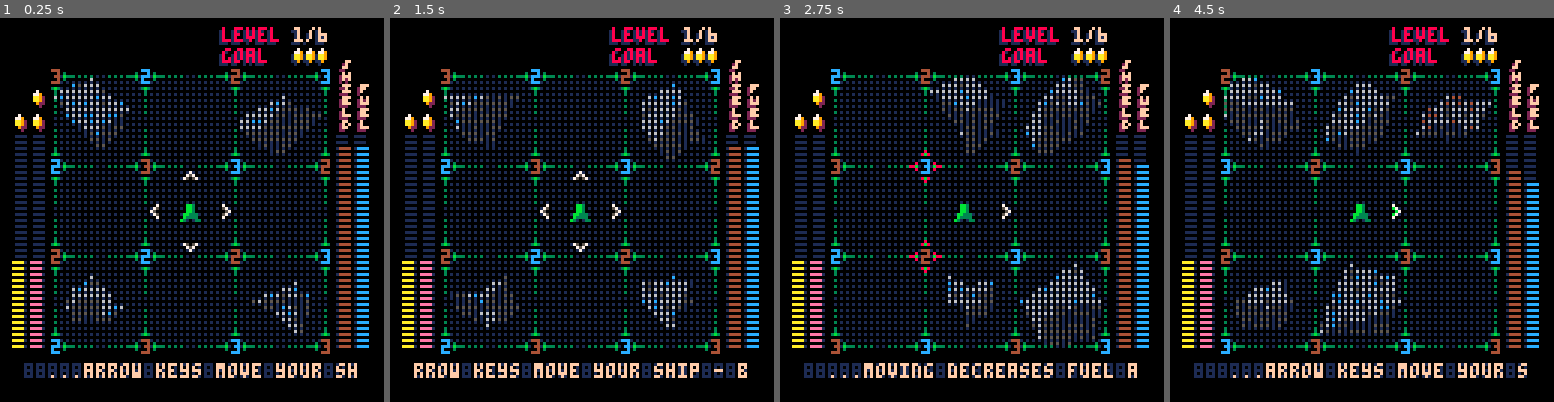
Above: before the commit, frames 1-4 (left to right).
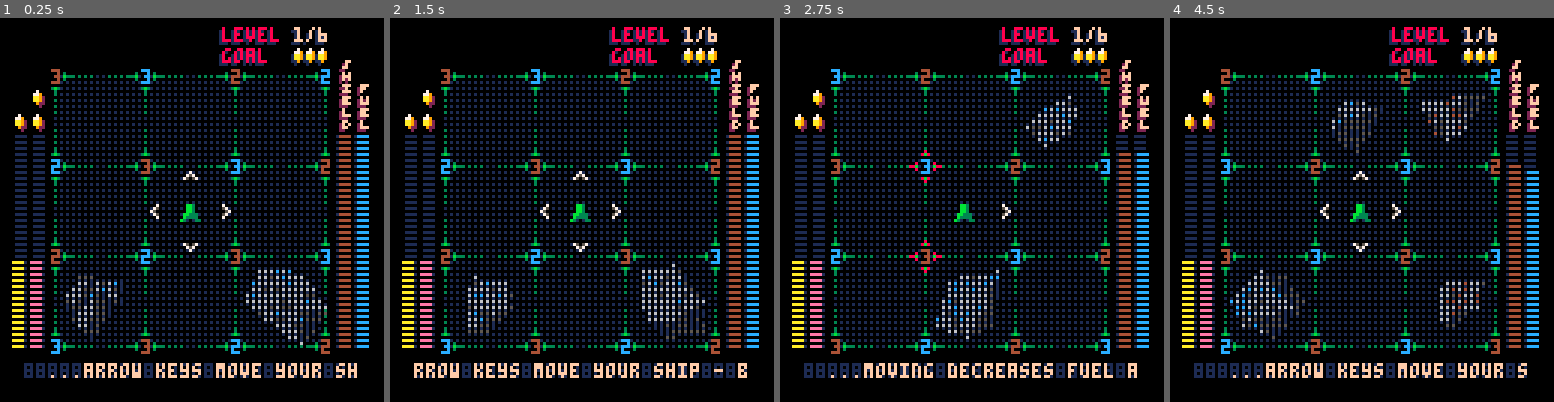
Above: after the commit, the same moments.

Repository: jharlan/regolith_steam
Game: PICO-8 cartridge regolith_steam.p8
Two runs of this game, one before a commit and one after it. Both use one fixed random seed, a clock stepped at 60 frames per second and the inputs below.
Inputs:
- Up to frame 1 (0.25 s): no input
- Up to frame 2 (1.5 s): tap X (X key) at 0.33, 1.07 s; tap O (Z key) at 0.7 s
- Up to frame 3 (2.75 s): hold Right 1.6-2.1 s; tap O (Z key) at 1.7, 2.1, 2.5 s; tap X (X key) at 1.85 s; hold Up 2.15-2.42 s; hold Right from 2.47 s (still down)
- Up to frame 4 (4.5 s): tap O (Z key) every 0.4 s from 2.9 to 4.1 s; tap X (X key) at 2.97, 4.08 s; release Right at 3.03 s; hold Left 3.08-3.58 s; hold Down 3.63-3.97 s; hold Right from 4.02 s (still down)

The runs differ from the first frame. In frame 1, 2.1% of the frame differs, in the area x 13-97%, y 14-87%; in frame 2, 2.0%; in frame 3, 2.5%; in frame 4, 3.2%.

Commit message:
removed help text during mining and fixed arrow behaviour during interrupted mining

Diff:
--- a/regolith_steam.p8
+++ b/regolith_steam.p8
@@ -25,7 +25,6 @@
     if (level and costatus(level) != "dead") then
       _,over_reason=coresume(level)
     elseif (cutscene and costatus(cutscene) != "dead") then
-      level=nil
       coresume(cutscene,over_reason)
     else
       return
@@ -75,19 +74,36 @@
   end
 end
 
+Task={}
+function Task:new(ast,dir)
+  self.__index=self
+  local task={}
+  task.dir=dir
+  if ast then
+    task.ast=ast
+    task.w=ast.w
+    task.d=ast.d
+    task[14],task[10]=0,0
+    if (not ast_log[hkey(pairing(ast.x,ast.y))]) then
+      for i=1,2 do
+        if (ast.palette[i]!=3) then -- ignore grey
+          task[allp[ast.palette[i]]]+=((i==1) and 105 or 45)*ast.lower_scale
+        end
+      end
+    end
+  end
+  setmetatable(task,self)
+  return task
+end
+function Task:has_mineral()
+  return self.w>0 or self.d>0 or self[14]>0 or self[10]>0
+end
+
 Beacon={}
 function Beacon:new(x,y,config)
-  --[[
-  coord%4  1  3  1  3
-
-    coord  1  3  5  7
-         1 d  w  d  w
-         3 w  d  w  d
-         5 d  w  d  w
-  --]]
   self.__index=self
   srand(abs(pairing(x,y))+config.seed)
-  local beacon_type = (x%4==y%4) and "distance" or "weather"
+  local beacon_type=(x%4==y%4) and "distance" or "weather"
   local o={
     x=x,
     y=y,
@@ -126,7 +142,6 @@
     aw=true,
     as=true,
     ae=true,
-    -- arrow colors TODO - make dual colors for draw
     ac=11,
     -- strings
     s0="",
@@ -144,8 +159,13 @@
   return o
 end
 
+function Target:reset()
+  self.an,self.aw,self.as,self.ae=true,true,true,true
+  self.ac,self.s0,self.s2=11,"",""
+end
+
 function Target:get_color()
-  return get_tog_2(self.f0,cur_frame,8) and self.ac or 5
+  return get_tog(self.f0,cur_frame,6) and self.ac or 5
 end
 
 function ship_process()
@@ -155,10 +175,8 @@
     if (ready and costatus(ready) != "dead") then
       _,process=coresume(ready)
     elseif (process and costatus(process) != "dead") then
-      ready=nil
       coresume(process)
     else
-      process=nil
       ready=cocreate(ready_wait_work)
     end
     yield()
@@ -266,10 +284,8 @@
     if (scene and costatus(scene) != "dead") then
       coresume(scene,over_reason)
     elseif (ready and costatus(ready) != "dead") then
-      scene=nil
       _,process=coresume(ready,dispatch) -- TODO alter expected methods
     elseif (process and costatus(process) != "dead") then
-      ready=nil
       coresume(process)
     else
       return
@@ -280,75 +296,48 @@
 
 function mine_sequence(task)
   local thrust=cocreate(thrust_ship)
-  local mining=cocreate(sensing_sequence)
+  local sensing=cocreate(sensing_sequence)
   while true do
     if (thrust and costatus(thrust) != "dead") then
       coresume(thrust,task.dir)
-   elseif (mining and costatus(mining) != "dead") then
-      thrust=nil
-      INPUT_LOCK=nil
-      coresume(mining)
+   elseif (sensing and costatus(sensing) != "dead") then
+      coresume(sensing,task)
     else
-     -- thrust=nil
-      mining=nil
-      player.move_count +=1
+      player.move_count+=1
+      -- update visited asteroid
+      local pal_dist={[6]=10,[5]=2} -- base 6 was 10
+      if (task.w>0) pal_dist[12]=2 -- add some water
+      if (task.d>0) pal_dist[4]=4
+      task.ast.pal_dist=build_dist(pal_dist)
+      ast_log[hkey(pairing(task.ast.x,task.ast.y))]=true
       return
     end
     yield()
   end
 end
 
-function gather_minerals(ast)
-  if (
-    not ast_log[hkey(pairing(ast.x,ast.y))] and -- have not been here before
-    (ast.palette[1]!=3 or ast.palette[2]!=3)) then
-
-    local toggle=true
-    tc.s0,tc.c0 = "MINING",15
-
-    for i=1,2 do -- loop through primary and secondary
-      local cur_mineral = ast.palette[i]
-
-      if (cur_mineral==1 or cur_mineral==2) then
-
-        tc.c2=allp[cur_mineral]
-        local mineral_vol = ((i==1) and 105 or 45)*ast.lower_scale
-        local player_sensor = player.sensor
-
-        while mineral_vol > 0 do
-
-          sfx(4+cur_mineral)
-          toggle=get_toggle(toggle)
-          tc.ac =toggle and cur_mineral or 5
-          tc.s2 =(toggle and player.lvl==1) and m_names[cur_mineral] or ""
-
-          player_sensor[cur_mineral] += 1
-          mineral_vol -= 1
-
-          if (player_sensor[cur_mineral] == 72) then
-            redeem_coin(cur_mineral)
-            player_sensor[cur_mineral] = 0
-          end
-
-          yield()
-        end
-      end
-      yield()
-    end
-
-    tc=Target:new(tc.ship_spr)
-
-    if (player.lvl == 1 and player.message_index == 3) then
-      player.message_index=4
-      lines = {0,clvl.lines[4]}
-    end
-  end
-  -- update sold asteroid
-  local pal_dist = {[6]=10,[5]=2} -- base 6 was 10
-  if (ast.w>0) pal_dist[12]=2 -- add some water
-  if (ast.d>0) pal_dist[4]=4
-  ast.pal_dist = build_dist(pal_dist)
-  ast_log[hkey(pairing(ast.x,ast.y))] = true
+function gather_mineral(mineral,volume)
+  local f0=cur_frame
+  local player_sensor=player.sensor
+  while volume > 0 do
+    player_sensor[mineral]+=1
+    volume-=1
+    if (player_sensor[mineral]==72) then
+      redeem_coin(mineral)
+      player_sensor[mineral]=0
+    end
+    if (not INPUT_LOCK) yield()
+  end
+end
+
+function gather_resource(resource)
+  local f0=cur_frame
+  local sound=resource=="w" and 4 or 3
+  while player[resource] < 72 do
+    sfx(sound)
+    player[resource]+=1
+    if (not INPUT_LOCK) yield()
+  end
 end
 
 function toggle_beacons(dir,toggle)
@@ -392,34 +381,6 @@
   end
 end
 
-function gather_resource(ast,resource)
-  if (ast[resource]>0) then
-    local toggle=true
-    local sound = resource == "w" and 4 or 3
-    local msg=(resource=="w") and {"FUEL",12,2} or {"SHIELD",4,3}
-    tc.s0,tc.c0,tc.c2="MINING",15,msg[2]
-
-    while player[resource] <= 68 do
-      toggle=get_toggle(toggle)
-      tc.ac = toggle and 5 or msg[2]
-      tc.s2 = (toggle and player.lvl==1) and msg[1] or ""
-      sfx(sound)
-      player[resource] += 1
-      yield()
-    end
-
-    if bp then player[resource]=68 end
-
-    tc=Target:new(tc.ship_spr)
-
-    if (player.lvl == 1 and player.message_index == msg[3]-1) then
-      player.message_index=msg[3]
-      lines = {0,clvl.lines[msg[3]]}
-    end
-
-  end
-end
-
 enqueue=add
 function dequeue(queue)
   local v = queue[1]
@@ -441,37 +402,17 @@
     if (ready and costatus(ready) != "dead") then
       _,process=coresume(ready,dispatch)
     elseif (process and costatus(process) != "dead") then
-      ready=nil
       coresume(process)
     else
-      process=nil
       ready=cocreate(ready_wait_input)
     end
     yield()
   end
-end
-
-function target_task(ast,dir)
-  local task={}
-  task.dir=dir
-  if ast then
-    task.w=ast.w
-    task.d=ast.d
-    task[14],task[10]=0,0
-    if (not ast_log[hkey(pairing(ast.x,ast.y))]) then
-      for i=1,2 do
-        if (ast.palette[i]!=3) then -- ignore grey
-          task[allp[ast.palette[i]]]+=((i==1) and 105 or 45)*ast.lower_scale
-        end
-      end
-    end
-  end
-  return task
 end
 
 function target_working(dir)
   spawn_belt(dir)
-  tc.s0=""
+  tc.s0,tc.ac="",5
   tc.aw,tc.ae,tc.an,tc.as=(dir=="e"),(dir=="w"),(dir=="s"),(dir=="n")
 
   local dtb={n=3,w=1,s=2,e=0} -- dir to button translate
@@ -482,7 +423,6 @@
 
   local start_frame=cur_frame
   local timer=1
-  local toggle=true
 
   -- 1. set input lock
   INPUT_LOCK=true
@@ -509,7 +449,7 @@
   end
 
   -- 3. add task
-  enqueue(TASKS,target_task(get_c_ast(),dir))
+  enqueue(TASKS,Task:new(get_c_ast(),dir))
 
   -- 4. wait for lock to release
   while INPUT_LOCK do
@@ -556,13 +496,10 @@
 
   local start_frame=cur_frame
   local timer=1
-  local toggle=true
 
   -- thrust ship portion
   timer=1
-  start_frame=cur_frame
   while timer<=16 do
-    toggle=get_toggle(toggle)
     if cur_frame-start_frame >=1 then
       start_frame=cur_frame
       if (timer==6) toggle_beacons(dir,true)
@@ -571,9 +508,7 @@
         if (assist) then
           tc.s0,tc.s2,tc.c0,tc.c2,lines="MOVE","COST",15,15,{0,clvl.lines[5]}
           while (not btnp(dtb[dir])) do
-            toggle=get_toggle(toggle)
-            toggle_beacons(dir,toggle)
-            tc.ac = toggle and 5 or 11
+            toggle_beacons(dir,get_tog(start_frame,cur_frame,6))
             yield()
           end
           sfx(0)
@@ -592,7 +527,9 @@
     yield()
   end
 
-  --tc=Target:new(tc.ship_spr)
+  INPUT_LOCK=nil
+  tc:reset()
+
   if (assist) lines={0,clvl.lines[player.message_index]}
   new_beacons=spawn_beacons(player.x,player.y,clvl)
 end
@@ -601,46 +538,39 @@
   sfx(0)
   local start_frame,timer,spr0 = cur_frame,1,tc.ship_spr
   local dir=spr0==16 and 1 or -1
-  while timer <= 3 and not bp do
+  while timer <= 3 do
     if cur_frame-start_frame >= 2 then
-      start_frame = cur_frame
-      tc.ship_spr = spr0+timer*dir
-      timer += 1
+      start_frame=cur_frame
+      tc.ship_spr=spr0+timer*dir
+      timer+=1
     end
     yield()
   end
-  if bp then tc.ship_spr=16 end
-end
-
-function sensing_sequence()
-  --move_lock=false
+end
+
+function sensing_sequence(task)
   local ast = get_c_ast()
-  if (
-    ast.palette[1] ~= 3 or ast.palette[2] ~= 3 or
-    (ast.w>0 or ast.d>0)) then
-    local lower =    cocreate(vert_ship)
-    local water =    cocreate(gather_resource)
-    local dirt  =    cocreate(gather_resource)
-    local minerals = cocreate(gather_minerals)
-    local raise =    cocreate(vert_ship)
+  if (task:has_mineral()) then
+    local lower=cocreate(vert_ship)
+    local water=task.w>0 and cocreate(gather_resource) or nil
+    local dirt=task.d>0 and cocreate(gather_resource) or nil
+    local m10=task[10]>0 and cocreate(gather_mineral) or nil
+    local m14=task[14]>0 and cocreate(gather_mineral) or nil
+    local raise=cocreate(vert_ship)
     while true do
       if (lower and costatus(lower) != "dead") then
         coresume(lower)
       elseif (water and costatus(water) != "dead") then
-        lower = nil
-        coresume(water,ast,"w")
+        coresume(water,"w")
       elseif (dirt and costatus(dirt) != "dead") then
-        water = nil
-        coresume(dirt,ast,"d")
-      elseif (minerals and costatus(minerals) != "dead") then
-        m_dirt = nil
-        coresume(minerals,ast)
+        coresume(dirt,"d")
+      elseif (m10 and costatus(m10) != "dead") then
+        coresume(m10,10,task[10])
+      elseif (m14 and costatus(m14) != "dead") then
+        coresume(m14,14,task[14])
       elseif (raise and costatus(raise) != "dead") then
-        m_minerals = nil
         coresume(raise)
       else
-        raise = nil
-        task=nil
         return
       end
       yield()
@@ -648,16 +578,11 @@
   end
 end
 
-function get_toggle(tog)
-  if(cur_frame%6==0) return not tog
-  return tog
-end
-
-function get_tog_2(f0,cf,frame_delay)
+function get_tog(f0,cf,frame_delay)
   return (cf-f0)%(frame_delay*2+1) < frame_delay
 end
 
-function redeem_coin(cur_mineral)
+function redeem_coin(mineral)
   local start_frame = cur_frame
   local timer = 0
 
@@ -666,20 +591,20 @@
       start_frame = cur_frame
       timer += 1
       sfx(7)
-      coin.offset[cur_mineral] = timer
-      coin.spr[cur_mineral][1] = 82+timer%2 -- gold
-      coin.spr[cur_mineral][2] = 98+timer%2 -- shadow
+      coin.offset[mineral] = timer
+      coin.spr[mineral][1] = 82+timer%2 -- gold
+      coin.spr[mineral][2] = 98+timer%2 -- shadow
     end
     yield()
   end
 
-  coin.spr[cur_mineral][1],coin.spr[cur_mineral][2]=82,98
-  coin.offset[cur_mineral]=0
-
-  if (cur_mineral==1) then
-    player.goal_attain += 2
+  coin.spr[mineral][1],coin.spr[mineral][2]=82,98
+  coin.offset[mineral]=0
+
+  if (mineral==14) then
+    player.goal_attain+=2
   else
-    player.goal_attain += 1
+    player.goal_attain+=1
   end
 end
 
@@ -789,17 +714,17 @@
 
 --- discrete distribution sampling helpers
 function build_dist(dist)
-  local rl = {}
-  local t = 0
+  local rl={}
+  local t=0
   for e,v in pairs(dist) do
-    t += tonum(v) -- may come in as a string
+    t+=tonum(v) -- may come in as a string
     add(rl,{[0]=e,t})
   end
   return {[0]=t,rl}
 end
 
 function get_from_dist(dl)
-  local pag = rnd(dl[0]) -- aggregate value
+  local pag=rnd(dl[0]) -- aggregate value
   for v in all(dl[1]) do
     if (v[1]>= pag) return v[0]
   end
@@ -869,16 +794,16 @@
 
 function spawn_belt(dir)
   for c=-2,2,2 do
-    if (dir == "w") then -- moving left so adding to the right
+    if (dir=="w") then -- moving left so adding to the right
       add_new_ast(player.x-4,player.y+c)  -- top
       set_ast_cull(player.x+4,player.y+c)
-    elseif (dir == "e") then
+    elseif (dir=="e") then
       add_new_ast(player.x+4,player.y+c)  -- top
       set_ast_cull(player.x-4,player.y+c)
-    elseif (dir == "n") then
+    elseif (dir=="n") then
       add_new_ast(player.x+c,player.y-4)
       set_ast_cull(player.x+c,player.y+4)
-    elseif (dir == "s") then
+    elseif (dir=="s") then
       add_new_ast(player.x+c,player.y+4)
       set_ast_cull(player.x+c,player.y-4)
     end
@@ -897,13 +822,13 @@
 
   tc=Target:new() -- center text
 
-  coin={spr={{82,98},{82,98}},offset={0,0}}
+  coin={spr={[10]={82,98},[14]={82,98}},offset={[10]=0,[14]=0}}
 
   player.x=px0--2000   --0
   player.y=py0--3000    --8
-  player.d=68--2 -- dirt
-  player.w=68--72--2 -- water
-  player.sensor=(player.lvl==1) and {30,30} or {2,2}
+  player.d=72--2 -- dirt
+  player.w=72--72--2 -- water
+  player.sensor=(player.lvl==1) and {[10]=30,[14]=30} or {[10]=2,[14]=2}
   player.move_count=0
   player.message_index=1
   player.goal_attain=0
@@ -925,11 +850,11 @@
 end
 
 function level_over()
-  local over_reason = false
-  if (player.w<=0) over_reason = "water"
-  if (player.d<=0) over_reason = "dirt"
-  if (player.goal_attain>=clvl.goal) over_reason = "goal"
-  if (over_reason=="goal" and player.lvl>=#lvl_list) over_reason = "win"
+  local over_reason=false
+  if (player.w<=0) over_reason="water"
+  if (player.d<=0) over_reason="dirt"
+  if (player.goal_attain>=clvl.goal) over_reason="goal"
+  if (over_reason=="goal" and player.lvl>=#lvl_list) over_reason="win"
   return over_reason
 end
 
@@ -948,8 +873,8 @@
   triangle_list={}
 
   for ast in all(ast_list) do
-    ast.ax += .005--.005--flr(rnd(10))/1800
-    ast.az += .015--.015
+    ast.ax+=.005--.005--flr(rnd(10))/1800
+    ast.az+=.015--.015
     update_visible(ast)
     transform_object(ast)
     cam_transform_object(ast)
@@ -998,10 +923,8 @@
 function draw_display()
   draw_message_box()
   draw_upper()
-
   draw_vert_meters()
   draw_console()
-  draw_frame()
 end
 
 function printv(s,x0,y0,c)
@@ -1012,7 +935,7 @@
 
 function draw_goal()
   for i=0,clvl.goal-1 do
-    local gspr = (player.goal_attain-i > 0) and 98 or 82
+    local gspr=(player.goal_attain-i > 0) and 98 or 82
     pal(2,1)
     spr(98,67+i*4+26+1,10)
     pal()
@@ -1097,76 +1020,6 @@
 
 end
 
-function draw_frame()
---fillp(0b0010000111001100)
---fillp(0b1100110011111100)
-
-  -- new interior edges
-  --rectfill(14,35,14,93,6) -- vert
-  --rectfill(111,15,112,113,6)
-  --rectfill(14,15,112,15,6) -- horiz
-  --rectfill(14,113,112,113,6)
-  -- new outer edges
---rectfill(2,19,3,109,5)
-  --rectfill(124,19,125,109,1)
-  --rectfill(12,126,114,126,1)
-
-  --
---[[
-  -- caps
-  spr(24,101,9)
-  spr(24,101,0,1,1,false,true)
-  spr(24,18,9,1,1,true)
-  spr(24,18,0,1,1,true,true)
-
-  spr(25,111,21,1,1,false,true)
-  spr(25,120,21,1,1,true,true)
-
-  spr(25,111,100)
-  spr(25,120,100,1,1,true)
-
-  spr(25,-1,21,1,1,false,true)
-  spr(25,8,21,1,1,true,true)
-
-  spr(25,-1,100)
-  spr(25,8,100,1,1,true)
-
---]]
-
---[[
-
-  --ornaments
-  spr(88,111,104,2,3)
-  spr(88,0,104,2,3,true,false)
-
-  spr(117,16,5)
-  spr(117,103,5,1,1,true,false)
-
---]]
-
-  -- latches
---[[
-  spr(26,107,31)
-  spr(30,119,31)
-
-  spr(26,107,91)
-  spr(30,119,91)
-
-  spr(26,12,31,1,1,true)
-  spr(30,0,31,1,1,true)
-
-  spr(26,12,91,1,1,true)
-  spr(30,0,91,1,1,true)
-
-  spr(27,30,13,1,1,false,true)
-  spr(27,90,13,1,1,false,true)
-
-  spr(27,30,108)
-  spr(27,90,108)
---]]
-
-end
-
 -- prints contents of the global lines
 function draw_console()
   local cy=115
@@ -1251,24 +1104,23 @@
   -- dirt storage
   rectfill(113,110-player.d,116,110,4) -- fill
 
-
   -- sensor
   rectfill(5,110-72,8,110,1)
   rectfill(11,110-72,14,110,1)
 
-  rectfill(4,110-player.sensor[2],7,110,10)
-  rectfill(10,110-player.sensor[1],13,110,14)
+  rectfill(4,110-player.sensor[10],7,110,10)
+  rectfill(10,110-player.sensor[14],13,110,14)
 
   -- coins
-  spr(coin.spr[2][2],3,32-coin.offset[2])
-  spr(coin.spr[2][1],2,31-coin.offset[2])
+  spr(coin.spr[10][2],3,32-coin.offset[10])
+  spr(coin.spr[10][1],2,31-coin.offset[10])
 
   -- pink
-  spr(coin.spr[1][2],9,32-coin.offset[1])
-  spr(coin.spr[1][1],8,31-coin.offset[1])
-
-  spr(coin.spr[1][2],9,24-coin.offset[1])
-  spr(coin.spr[1][1],8,23-coin.offset[1])
+  spr(coin.spr[14][2],9,32-coin.offset[14])
+  spr(coin.spr[14][1],8,31-coin.offset[14])
+
+  spr(coin.spr[14][2],9,24-coin.offset[14])
+  spr(coin.spr[14][1],8,23-coin.offset[14])
 
 fillp(0)
 end
